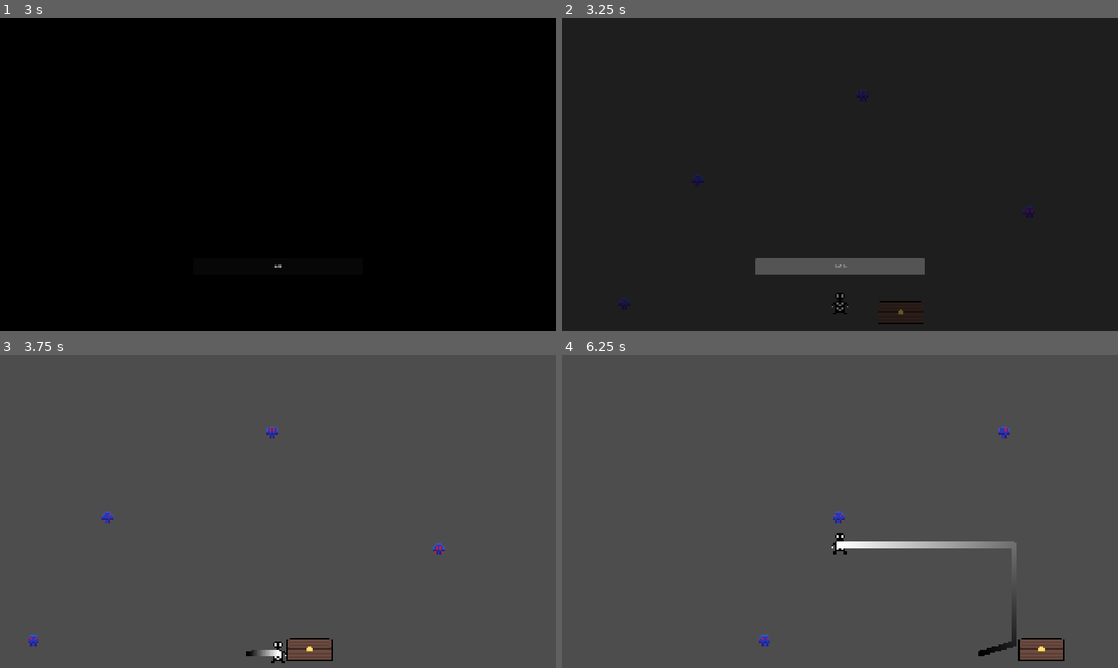
Above: before the commit, frames 1-4 (two rows, left to right).
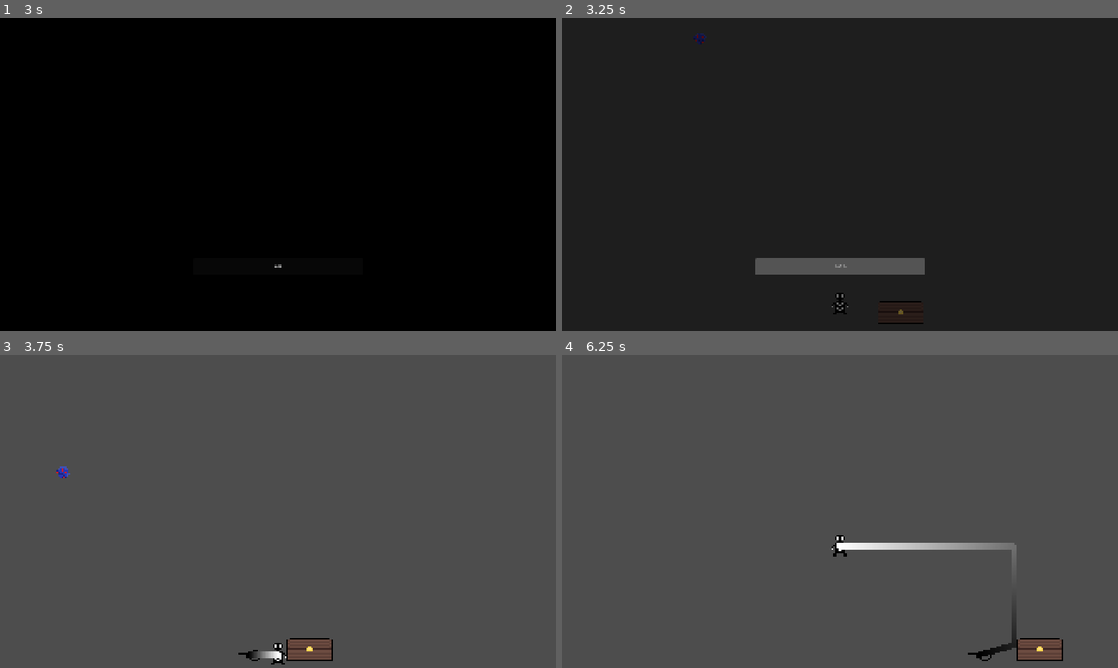
Above: after the commit, the same moments.

Repository: PlastusMaximus/LudumDare58
Game: Godot game, scene res://scenes/ui/menus/main_menu.tscn
Same seed, same stepped clock (60 frames per second), same inputs: the game is played once before the commit and once after it.
Inputs (mouse positions are in pixels of both pictures, inside the frame that each line leads up to):
- Up to frame 1 (3 s): click "Continue" at 0.5 s; click "Continue" at 1.25 s; move the mouse to (400, 158) at 2.02 s; hold S (walk_right) 2.03-2.78 s; hold H (interact) 2.03-2.78 s; move the mouse to (166, 190) at 2.77 s; hold R (walk_down) from 2.78 s (still down); tap H (interact) at 2.85 s
- Up to frame 2 (3.25 s): keep holding R (walk_down)
- Up to frame 3 (3.75 s): move the mouse to (333, 442) at 3.52 s; release R (walk_down) at 3.53 s; hold S (walk_right) from 3.53 s (still down); hold H (interact) from 3.53 s (still down)
- Up to frame 4 (6.25 s): move the mouse to (812, 574) at 4.27 s; release S (walk_right) at 4.28 s; release H (interact) at 4.28 s; hold L (walk_up) 4.28-5.03 s; tap H (interact) at 4.35, 5.85 s; tap Enter at 5 s; move the mouse to (1006, 558) at 5.02 s; hold H (interact) 5.03-5.78 s; hold N (walk_left) from 5.03 s (still down); move the mouse to (673, 464) at 5.77 s

Frame 1 is identical in both runs. In frame 2, 0.2% of the frame differs, in the area x 10-85%, y 4-94%; in frame 3, 0.4%; in frame 4, 0.7%, in the area x 35-91%, y 22-98%.

Commit message:
Added Enemy Movement
And location randomization

Diff:
--- a/enemy.gd
+++ b/enemy.gd
@@ -1,37 +1,45 @@
 class_name Enemy extends CharacterBody2D
 
-@export var speed: int = 15
-@export var collection_speed: int = 150
+@export var speed: int = 150
+@export var collection_speed: int = 300
 @export var is_collected: bool = false
 
 @onready var navigation_agent_2d: NavigationAgent2D = $NavigationAgent2D
 var pipe: Pipe
+var player: Player
 
 func _ready() -> void:
 	pipe = get_tree().get_first_node_in_group("Pipe")
+	player = get_tree().get_first_node_in_group("Player")
+	global_position = Vector2(randi_range(0,1920), randf_range(0,1080))
 
-func _process(_delta: float) -> void:
+func _process(delta: float) -> void:
 	if pipe.collecting and is_collected:
-		navigation_agent_2d.target_position = pipe.global_position
+		determine_new_target(pipe.global_position)
+	else:
+		velocity = transform.y * speed
+		rotate(1 * delta)
+		move_and_slide()
 
 func _physics_process(_delta: float) -> void:
-	if pipe.collecting and is_collected:
-		var next_position = navigation_agent_2d.get_next_path_position()
+	var next_position = navigation_agent_2d.get_next_path_position()
 
-		var direction = global_position.direction_to(next_position)
+	var direction = global_position.direction_to(next_position)
 
-		if direction:
-			velocity.x = direction.x * collection_speed
-			velocity.y = direction.y * collection_speed
-		else:
-			velocity.x = move_toward(velocity.x, 0, collection_speed)
-			velocity.y = move_toward(velocity.y, 0, collection_speed)
+	if direction:
+		velocity.x = direction.x * collection_speed
+		velocity.y = direction.y * collection_speed
+	else:
+		velocity.x = move_toward(velocity.x, 0, collection_speed)
+		velocity.y = move_toward(velocity.y, 0, collection_speed)
 
-		_look_at_target(direction)
+	_look_at_target(direction)
 
-		move_and_slide()
+	move_and_slide()
+
+func determine_new_target(target_position: Vector2) -> void:
+	navigation_agent_2d.target_position = target_position
 
 func _look_at_target(adjusted_direction: Vector2) -> void:
-	adjusted_direction.y = 0
 	if global_position + adjusted_direction != global_position:
 		look_at(global_position + adjusted_direction)
--- a/scenes/enemy.tscn
+++ b/scenes/enemy.tscn
@@ -17,7 +17,7 @@
 [sub_resource type="CircleShape2D" id="CircleShape2D_md0e3"]
 radius = 4.0
 
-[node name="Enemy" type="CharacterBody2D"]
+[node name="Enemy" type="CharacterBody2D" groups=["Enemies"]]
 collision_layer = 3
 collision_mask = 3
 script = ExtResource("1_md0e3")
--- /dev/null
+++ b/scenes/hook.tscn
@@ -0,0 +1,31 @@
+[gd_scene load_steps=5 format=3 uid="uid://c1lecwa7vgvb1"]
+
+[ext_resource type="Script" uid="uid://cmh8prunf656n" path="res://scripts/hook.gd" id="1_lmb2r"]
+[ext_resource type="Texture2D" uid="uid://bqpnmqvjjhusw" path="res://assets/visual/hook.png" id="1_p5w6b"]
+
+[sub_resource type="SpriteFrames" id="SpriteFrames_lmb2r"]
+animations = [{
+"frames": [{
+"duration": 1.0,
+"texture": ExtResource("1_p5w6b")
+}],
+"loop": true,
+"name": &"default",
+"speed": 5.0
+}]
+
+[sub_resource type="CapsuleShape2D" id="CapsuleShape2D_qfoqi"]
+radius = 4.0
+height = 16.0
+
+[node name="Hook" type="StaticBody2D" groups=["Hook"]]
+collision_layer = 2
+collision_mask = 3
+script = ExtResource("1_lmb2r")
+
+[node name="AnimatedSprite2D" type="AnimatedSprite2D" parent="."]
+sprite_frames = SubResource("SpriteFrames_lmb2r")
+
+[node name="CollisionShape2D" type="CollisionShape2D" parent="."]
+rotation = 1.5707964
+shape = SubResource("CapsuleShape2D_qfoqi")
--- a/scenes/level.tscn
+++ b/scenes/level.tscn
@@ -24,11 +24,15 @@
 position = Vector2(973, 1067)
 
 [node name="Border" type="StaticBody2D" parent="." groups=["Border"]]
+collision_layer = 5
+collision_mask = 7
 
 [node name="Border" type="CollisionPolygon2D" parent="Border"]
 polygon = PackedVector2Array(0, 17, 0, 0, 1920, 0, 1920, 1080, 0, 1080, 0, 18, 2, 18, 2, 1078, 1918, 1078, 1918, 2, 2, 2, 2, 17)
 
 [node name="BorderArea" type="Area2D" parent="Border" groups=["Border"]]
+collision_layer = 5
+collision_mask = 7
 
 [node name="Border" type="CollisionPolygon2D" parent="Border/BorderArea"]
 polygon = PackedVector2Array(0, 17, 0, 0, 1920, 0, 1920, 1080, 0, 1080, 0, 18, 2, 18, 2, 1078, 1918, 1078, 1918, 2, 2, 2, 2, 17)
@@ -39,25 +43,30 @@
 [node name="CollectionArea" type="NavigationRegion2D" parent="."]
 navigation_polygon = SubResource("NavigationPolygon_mx8sn")
 
-[node name="Enemy" parent="." instance=ExtResource("4_mx8sn")]
+[node name="Enemies" type="Node2D" parent="."]
+
+[node name="Enemy" parent="Enemies" instance=ExtResource("4_mx8sn")]
 position = Vector2(947, 917)
 
-[node name="Enemy2" parent="." instance=ExtResource("4_mx8sn")]
+[node name="Enemy2" parent="Enemies" instance=ExtResource("4_mx8sn")]
 position = Vector2(1062, 998)
 
-[node name="Enemy3" parent="." instance=ExtResource("4_mx8sn")]
+[node name="Enemy3" parent="Enemies" instance=ExtResource("4_mx8sn")]
 position = Vector2(833, 976)
 
-[node name="Enemy4" parent="." instance=ExtResource("4_mx8sn")]
+[node name="Enemy4" parent="Enemies" instance=ExtResource("4_mx8sn")]
 position = Vector2(782, 1061)
 
-[node name="Enemy5" parent="." instance=ExtResource("4_mx8sn")]
+[node name="Enemy5" parent="Enemies" instance=ExtResource("4_mx8sn")]
 position = Vector2(1137, 852)
 
-[node name="Enemy6" parent="." instance=ExtResource("4_mx8sn")]
+[node name="Enemy6" parent="Enemies" instance=ExtResource("4_mx8sn")]
 position = Vector2(867, 804)
 
-[node name="Enemy7" parent="." instance=ExtResource("4_mx8sn")]
+[node name="Enemy7" parent="Enemies" instance=ExtResource("4_mx8sn")]
 position = Vector2(1309, 936)
 
+[node name="Hooks" type="Node2D" parent="."]
+
+[connection signal="body_entered" from="Border/BorderArea" to="." method="_on_border_area_body_entered"]
 [connection signal="body_entered" from="ConsumptionScan" to="." method="_on_consumption_scan_body_entered"]
--- a/scenes/player.tscn
+++ b/scenes/player.tscn
@@ -47,10 +47,16 @@
 }]
 
 [sub_resource type="CapsuleShape2D" id="CapsuleShape2D_w7c3h"]
+radius = 3.0
+height = 14.0
+
+[sub_resource type="CapsuleShape2D" id="CapsuleShape2D_g2els"]
 radius = 4.0
 height = 16.0
 
 [node name="Player" type="CharacterBody2D" groups=["Player"]]
+collision_layer = 5
+collision_mask = 5
 script = ExtResource("1_g2els")
 
 [node name="AnimatedSprite" type="AnimatedSprite2D" parent="."]
@@ -69,3 +75,10 @@
 limit_top = 0
 limit_right = 1920
 limit_bottom = 1080
+
+[node name="Area" type="Area2D" parent="."]
+
+[node name="CollisionShape" type="CollisionShape2D" parent="Area"]
+shape = SubResource("CapsuleShape2D_g2els")
+
+[connection signal="body_entered" from="Area" to="." method="_on_area_body_entered"]
--- /dev/null
+++ b/scripts/hook.gd
@@ -0,0 +1 @@
+class_name Hook extends StaticBody2D
--- a/scripts/level.gd
+++ b/scripts/level.gd
@@ -4,6 +4,9 @@
 
 @onready var consumption_scan: Area2D = $ConsumptionScan
 @onready var collection_area: NavigationRegion2D = $CollectionArea
+@onready var enemies: Node2D = $Enemies
+@onready var hooks: Node2D = $Hooks
+
 
 var player: Player
 var pipe: Pipe
@@ -29,5 +32,13 @@
 		body.stop_collecting()
 		consumption_scan.remove_child(consumption_scan.get_child(0))
 		get_tree().get_first_node_in_group("Rope").queue_free()
+		for hook: Hook in hooks.get_children():
+			hook.queue_free()
 	if body is Enemy:
 		body.is_collected = true
+
+
+func _on_border_area_body_entered(body: Node2D) -> void:
+	pass
+	#if body is Enemy:
+		#body.global_rotation = player.global_position.angle_to_point(body.position)
--- a/scripts/player.gd
+++ b/scripts/player.gd
@@ -63,5 +63,10 @@
 		else:
 			current_rope.add_knot_to_rope(global_position)
 			if get_tree().get_nodes_in_group("Border").has(interactor):
-				current_rope.done.emit()
+				current_rope.end_rope_at_border(global_position)
 				current_rope = null
+
+
+func _on_area_body_entered(body: Node2D) -> void:
+	if get_tree().get_nodes_in_group("Enemies").has(body):
+		queue_free()
--- a/scripts/rope.gd
+++ b/scripts/rope.gd
@@ -1,4 +1,7 @@
 class_name Rope extends Line2D
+
+const HOOK: PackedScene = preload("uid://c1lecwa7vgvb1")
+
 
 signal done()
 
@@ -13,13 +16,20 @@
 
 func start_rope_at_border(border_position: Vector2) -> void:
 	add_point(border_position)
+	var start_hook: Hook = HOOK.instantiate()
+	start_hook.global_position = border_position
+	level.hooks.add_child(start_hook)
 	add_point(border_position)
+
+func end_rope_at_border(border_position: Vector2) -> void:
+	var end_hook: Hook = HOOK.instantiate()
+	end_hook.global_position = border_position
+	level.hooks.add_child(end_hook)
+	done.emit()
 
 func add_knot_to_rope(knot_position: Vector2) -> void:
 	var last_knot: Vector2 = points.get(points.size()-2)
-	print(points)
 	add_point(knot_position)
-	print(points)
 
 	var rope_collision = SegmentShape2D.new()
 	rope_collision.a = knot_position
Not shown: 1 places in scenes/player.tscn that only renumber resources
Not shown, added: scripts/hook.gd.uid
